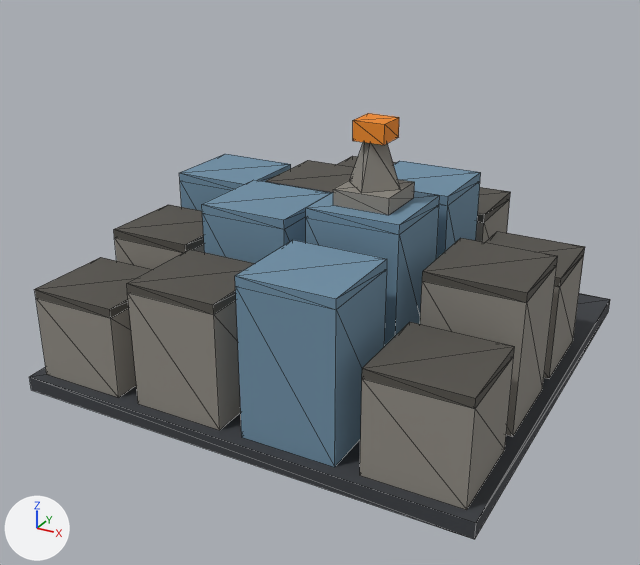
One commit to the glTF model public/assets/models/props/overworld-settlement-city.glb: the scene before it, then after it.
Camera for both pictures: a 50 mm camera at (0.506, -0.992, 0.587) aimed at (-0.009, -0.056, 0.12). Arrows for +X, +Y and +Z are at lower left; the lights stay in place. The picture after the commit comes second. Mesh edges are drawn as thin lines. Vertices at exactly the same position are counted once.

Script lines for the objects in view, before the commit:
```python
ob_block0_body = bpy.data.objects.new('block0_body', me_block0_body)
ob_block0_body.location = (-0.225, -0.225, 0.074)
ob_block0_roof = bpy.data.objects.new('block0_roof', me_block0_roof)
ob_block0_roof.location = (-0.225, -0.225, 0.134)
ob_block14_body = bpy.data.objects.new('block14_body', me_block14_body)
ob_block14_body.location = (0.075, 0.225, 0.089)
ob_block1_body = bpy.data.objects.new('block1_body', me_block1_body)
ob_block1_body.location = (-0.075, -0.225, 0.094)
ob_block1_roof = bpy.data.objects.new('block1_roof', me_block1_roof)
ob_block1_roof.location = (-0.075, -0.225, 0.174)
ob_block2_body = bpy.data.objects.new('block2_body', me_block2_body)
ob_block2_body.location = (0.075, -0.225, 0.114)
ob_block2_roof = bpy.data.objects.new('block2_roof', me_block2_roof)
ob_block2_roof.location = (0.075, -0.225, 0.214)
ob_block3_body = bpy.data.objects.new('block3_body', me_block3_body)
ob_block3_body.location = (0.225, -0.225, 0.079)
ob_block3_roof = bpy.data.objects.new('block3_roof', me_block3_roof)
ob_block3_roof.location = (0.225, -0.225, 0.144)
# also in view: 'block7_roof' at (0.225, -0.075, 0.194); 'block6_body' at (0.075, -0.075, 0.129); 'block11_roof' at (0.225, 0.075, 0.154); 'plate' at (0.0, 0.0, 0.01); 'block9_roof' at (-0.075, 0.075, 0.214)
```
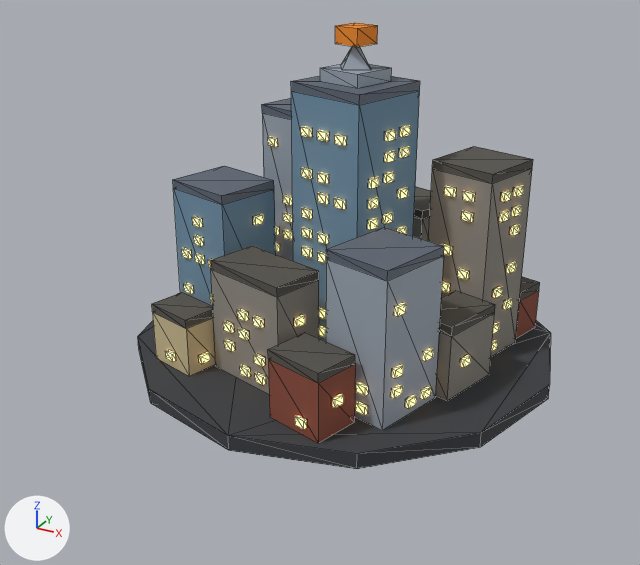
The change, as a diff of the scene's bpy script:
```diff
--- a/public/assets/models/props/overworld-settlement-city.glb.py
+++ b/public/assets/models/props/overworld-settlement-city.glb.py
@@ me_plate @@
-me_plate.from_pydata(...)  # 8 vertices, 12 faces; spans x -0.3..0.3, y -0.3..0.3, z -0.01..0.01
+me_plate.from_pydata(...)  # 24 vertices, 44 faces; spans x -0.29..0.29, y -0.29..0.29, z -0.01..0.01
+# me_plate part 1: the whole mesh is rebuilt
 me_plate.materials.append(mat_env_asphalt)
@@ ob_block0_body @@
-ob_block0_body = bpy.data.objects.new('block0_body', me_block0_body)
@@ ob_block0_roof @@
-ob_block0_roof = bpy.data.objects.new('block0_roof', me_block0_roof)
@@ ob_block1_body @@
-ob_block1_body = bpy.data.objects.new('block1_body', me_block1_body)
@@ ob_block1_roof @@
-ob_block1_roof = bpy.data.objects.new('block1_roof', me_block1_roof)
@@ ob_block2_body @@
-ob_block2_body = bpy.data.objects.new('block2_body', me_block2_body)
@@ ob_block2_roof @@
-ob_block2_roof = bpy.data.objects.new('block2_roof', me_block2_roof)
@@ ob_block3_body @@
-ob_block3_body = bpy.data.objects.new('block3_body', me_block3_body)
@@ ob_block3_roof @@
-ob_block3_roof = bpy.data.objects.new('block3_roof', me_block3_roof)
@@ ob_block4_body @@
-ob_block4_body = bpy.data.objects.new('block4_body', me_block4_body)
@@ ob_block4_roof @@
-ob_block4_roof = bpy.data.objects.new('block4_roof', me_block4_roof)
@@ ob_block5_body @@
-ob_block5_body = bpy.data.objects.new('block5_body', me_block5_body)
@@ ob_block5_roof @@
-ob_block5_roof = bpy.data.objects.new('block5_roof', me_block5_roof)
@@ ob_block6_body @@
-ob_block6_body = bpy.data.objects.new('block6_body', me_block6_body)
@@ ob_block6_roof @@
-ob_block6_roof = bpy.data.objects.new('block6_roof', me_block6_roof)
@@ ob_block7_body @@
-ob_block7_body = bpy.data.objects.new('block7_body', me_block7_body)
@@ ob_block7_roof @@
-ob_block7_roof = bpy.data.objects.new('block7_roof', me_block7_roof)
@@ ob_block8_body @@
-ob_block8_body = bpy.data.objects.new('block8_body', me_block8_body)
@@ ob_block8_roof @@
-ob_block8_roof = bpy.data.objects.new('block8_roof', me_block8_roof)
@@ ob_block9_roof @@
-ob_block9_roof = bpy.data.objects.new('block9_roof', me_block9_roof)
@@ ob_block10_body @@
-ob_block10_body = bpy.data.objects.new('block10_body', me_block10_body)
@@ ob_block10_roof @@
-ob_block10_roof = bpy.data.objects.new('block10_roof', me_block10_roof)
@@ ob_block11_body @@
-ob_block11_body = bpy.data.objects.new('block11_body', me_block11_body)
@@ ob_block11_roof @@
-ob_block11_roof = bpy.data.objects.new('block11_roof', me_block11_roof)
@@ ob_block13_roof @@
-ob_block13_roof = bpy.data.objects.new('block13_roof', me_block13_roof)
@@ ob_block14_body @@
-ob_block14_body = bpy.data.objects.new('block14_body', me_block14_body)
@@ ob_block14_roof @@
-ob_block14_roof = bpy.data.objects.new('block14_roof', me_block14_roof)
@@ ob_spire_crown @@
-ob_spire_crown = bpy.data.objects.new('spire_crown', me_spire_crown)
@@ ob_spire_pyramid @@
-ob_spire_pyramid = bpy.data.objects.new('spire_pyramid', me_spire_pyramid)
@@ ob_beacon @@
-ob_beacon = bpy.data.objects.new('beacon', me_beacon)
@@ ob_settlement @@
+ob_settlement = bpy.data.objects.new('settlement', me_settlement)  # 1376 vertices, 2124 faces; spans x -0.242..0.227, y -0.254..0.235, z 0.02..0.445; in mat_env_glass (blue #6e8fa6), mat_tdf_grey_mid (greyish blue #5b6573), mat_env_window_lit (beige #ffd08a, glowing beige #ffd08a), mat_tdf_grey_light (grey #9aa5b1), mat_env_concrete (grey #8e8a82), mat_env_roof (dark grey #55524c), mat_env_plaster_warm (beige #c8b990), mat_env_brick (brown #8a4b3a), mat_tdf_orange (orange #f08a24)
+ob_settlement.location = (0.0, 0.0, 0.0)
```

Changed parts and their boxes [x1, y1, x2, y2] in the pictures (640 x 565 px):
'settlement', added
    after: [152, 23, 540, 444]
'plate', reshaped (29% narrower, 28% shorter)
    before: [29, 293, 610, 539]
    after: [138, 293, 551, 469]
'block2_body', deleted (blue)
    before: [235, 269, 387, 467]
'block3_body', deleted
    before: [360, 357, 514, 510]
'block1_body', deleted
    before: [128, 293, 241, 430]
'block7_body', deleted
    before: [420, 266, 557, 437]
'block3_roof', deleted
    before: [362, 322, 515, 409]
'block0_body', deleted
    before: [36, 298, 136, 398]
'block6_body', deleted (blue)
    before: [306, 205, 439, 347]
'block2_roof', deleted (blue)
    before: [235, 240, 387, 310]
'block7_roof', deleted
    before: [422, 238, 558, 303]
'block1_roof', deleted
    before: [127, 249, 255, 314]
'block0_roof', deleted
    before: [35, 257, 152, 318]
'block5_roof', deleted (blue)
    before: [202, 180, 331, 229]
'block5_body', deleted (blue)
    before: [202, 213, 306, 263]
'block4_roof', deleted
    before: [114, 204, 204, 253]
'block6_roof', deleted (blue)
    before: [306, 191, 440, 235]
'block8_roof', deleted (blue)
    before: [179, 154, 291, 190]
'block11_body', deleted
    before: [544, 256, 584, 379]
'block10_roof', deleted (blue)
    before: [393, 161, 481, 205]
'block10_body', deleted (blue)
    before: [436, 181, 480, 259]
'spire_pyramid', deleted
    before: [349, 142, 401, 193]
'spire_crown', deleted
    before: [333, 179, 415, 215]
'block9_roof', deleted
    before: [265, 160, 354, 193]
'block11_roof', deleted
    before: [486, 231, 585, 287]
'block4_body', deleted
    before: [114, 238, 204, 269]
'beacon', deleted (orange)
    before: [353, 113, 399, 145]
'block8_body', deleted (blue)
    before: [180, 181, 231, 211]
'block14_roof', deleted
    before: [477, 187, 511, 223]
'block14_body', deleted
    before: [476, 200, 510, 242]
'block13_roof', deleted (mostly hidden)
    before: [337, 156, 396, 167]
